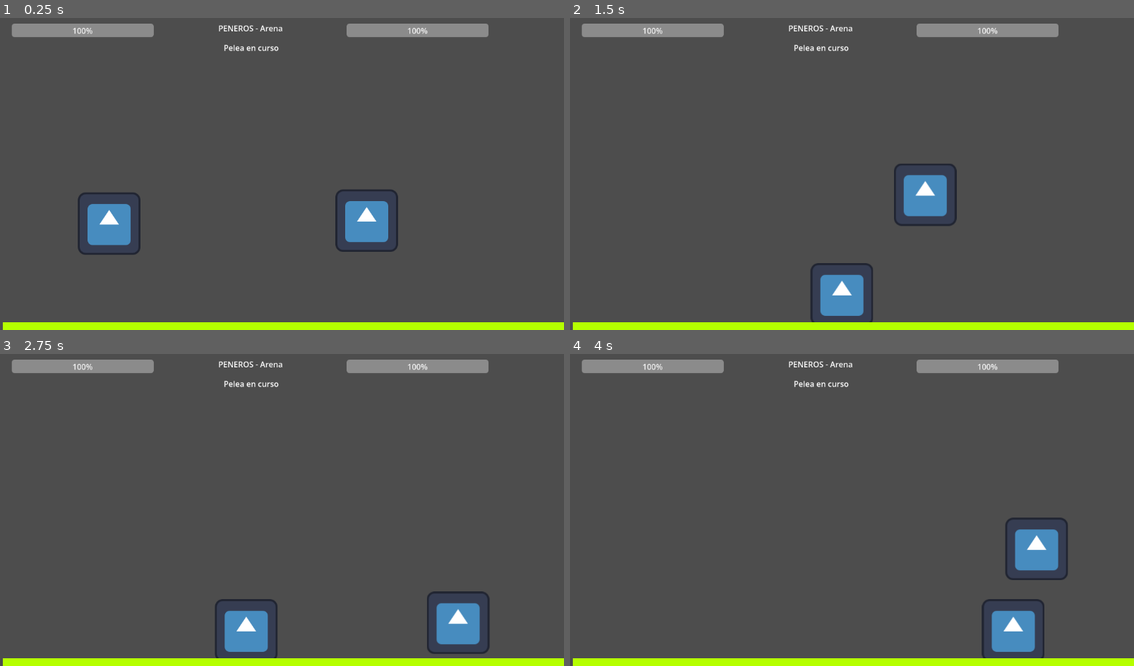
Above: before the commit, frames 1-4 (two rows, left to right).
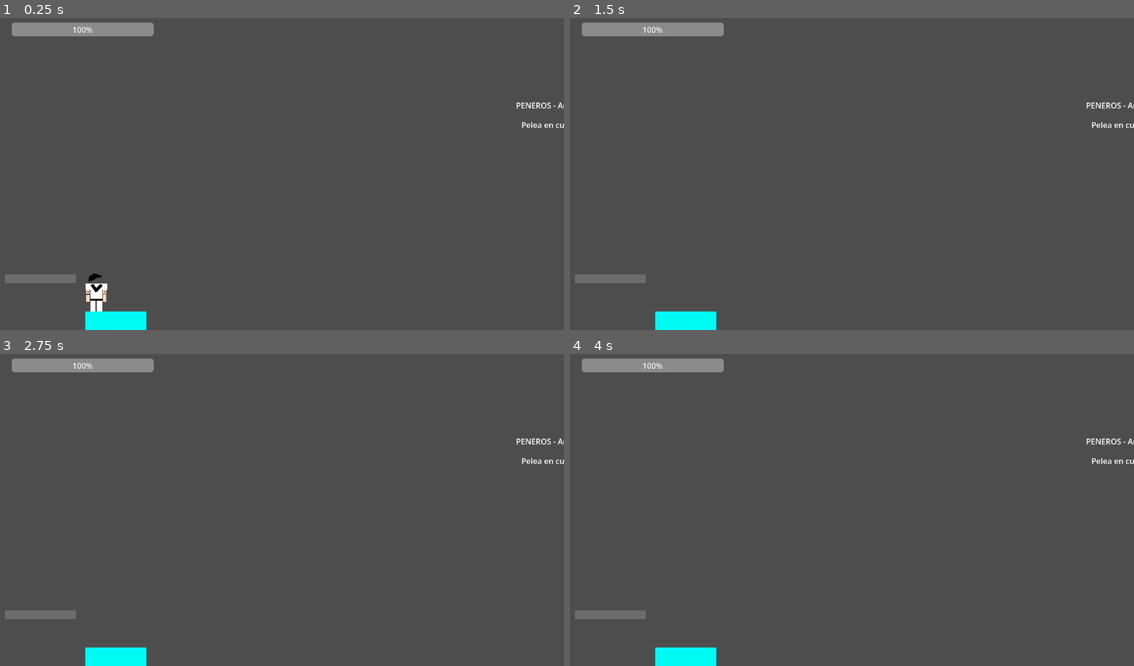
Above: after the commit, the same moments.

Repository: werfelyesid/pe-eros
Game: Godot game, scene res://arena.tscn
The game is run twice, just before and just after one commit, with the same random seed, the same clock (stepped at 60 frames per second) and the same inputs. The engine's default icon, where the game draws it, is replaced by a stand-in: a white triangle on a blue panel in a dark square.
Inputs:
- Up to frame 1 (0.25 s): no input
- Up to frame 2 (1.5 s): hold D (simon_right) from 0.53 s (still down); tap Keypad 0 (cami_hit) at 0.6 s; tap Up (cami_jump) at 0.77 s; tap Left (cami_left) at 1.35 s
- Up to frame 3 (2.75 s): tap Up (cami_jump) at 1.52 s; release D (simon_right) at 2.03 s; hold A (simon_left) from 2.03 s (still down); hold Right (cami_right) from 2.03 s (still down)
- Up to frame 4 (4 s): release A (simon_left) at 2.78 s; release Right (cami_right) at 2.78 s; hold D (simon_right) from 2.78 s (still down); tap Caps Lock (simon_hit) at 2.85 s; tap Up (cami_jump) at 3.02, 3.77 s; tap Keypad 0 (cami_hit) at 3.6 s

The runs differ from the first frame. In frame 1, 7.7% of the frame differs, in the area x 0-100%, y 1-100%; in frame 2, 7.4%; in frame 3, 7.4%; in frame 4, 7.4%.

Commit message:
nuevos juegos y nuevas funciones al juego peñeros como plata formas pinchos y pociones de vida

Diff:
--- a/arena.tscn
+++ b/arena.tscn
@@ -1,110 +1,501 @@
 [gd_scene format=3 uid="uid://cwo1wo0rpavkw"]
 
 [ext_resource type="Script" uid="uid://bn3nax4ljlbop" path="res://simon.gd" id="1_444vf"]
-[ext_resource type="Texture2D" uid="uid://djyyed5ltafjw" path="res://icon.svg" id="2_27ga2"]
 [ext_resource type="Script" uid="uid://dma5dmhy28iup" path="res://cami.gd" id="3_27ga2"]
+[ext_resource type="Script" uid="uid://ckcqq2rwyh67c" path="res://head_circle.gd" id="3_fu4bq"]
 [ext_resource type="Script" uid="uid://7n28wrkv7evm" path="res://arena.gd" id="4_arena"]
+[ext_resource type="AudioStream" uid="uid://ycj0nwkkuurn" path="res://sonidos/golpe.wav" id="4_fu4bq"]
+[ext_resource type="PackedScene" path="res://pincho.tscn" id="5_pincho"]
+[ext_resource type="PackedScene" path="res://pocion.tscn" id="6_pocion"]
+
+[sub_resource type="RectangleShape2D" id="RectangleShape2D_sbb53"]
+size = Vector2(1920, 32)
 
 [sub_resource type="RectangleShape2D" id="RectangleShape2D_h0wof"]
-size = Vector2(110, 110)
+size = Vector2(133, 256)
 
 [sub_resource type="RectangleShape2D" id="RectangleShape2D_pbtuc"]
-size = Vector2(47, 78)
+size = Vector2(151.54825, 263.87625)
 
 [sub_resource type="RectangleShape2D" id="RectangleShape2D_fu4bq"]
-size = Vector2(107, 112)
+size = Vector2(133, 245)
 
 [sub_resource type="RectangleShape2D" id="RectangleShape2D_yokb4"]
-size = Vector2(47, 78)
-
-[sub_resource type="RectangleShape2D" id="RectangleShape2D_sbb53"]
-size = Vector2(1150, 20)
+size = Vector2(134.56499, 249)
+
+[sub_resource type="RectangleShape2D" id="RectangleShape2D_35c7g"]
+size = Vector2(128, 337)
+
+[sub_resource type="RectangleShape2D" id="RectangleShape2D_n068f"]
+size = Vector2(128, 337)
+
+[sub_resource type="RectangleShape2D" id="RectangleShape2D_g8a64"]
+size = Vector2(145, 15.5)
+
+[sub_resource type="RectangleShape2D" id="RectangleShape2D_uvldv"]
+size = Vector2(128, 5)
+
+[sub_resource type="RectangleShape2D" id="RectangleShape2D_nb1nt"]
+size = Vector2(149, 16.75)
 
 [node name="arena" type="Node2D" unique_id=934070439]
+position = Vector2(0, 2)
 script = ExtResource("4_arena")
 
+[node name="UI" type="CanvasLayer" parent="." unique_id=296794643]
+
+[node name="Title" type="Label" parent="UI" unique_id=813039400]
+offset_left = 956.0
+offset_top = 176.0
+offset_right = 1285.0
+offset_bottom = 216.0
+text = "PENEROS - Arena"
+horizontal_alignment = 1
+metadata/_edit_use_anchors_ = true
+
+[node name="SimonVida" type="ProgressBar" parent="UI" unique_id=2145508747]
+offset_left = 24.0
+offset_top = 18.0
+offset_right = 314.0
+offset_bottom = 46.0
+value = 100.0
+metadata/_edit_use_anchors_ = true
+
+[node name="CamiVida" type="ProgressBar" parent="UI" unique_id=134707703]
+offset_left = 1536.0
+offset_right = 1826.0
+offset_bottom = 28.0
+value = 100.0
+fill_mode = 1
+metadata/_edit_use_anchors_ = true
+
+[node name="Estado" type="Label" parent="UI" unique_id=1899419367]
+offset_left = 1028.0
+offset_top = 216.0
+offset_right = 1216.0
+offset_bottom = 246.0
+horizontal_alignment = 1
+metadata/_edit_use_anchors_ = true
+
+[node name="StaticBody2D" type="StaticBody2D" parent="." unique_id=771970667]
+position = Vector2(32, 960)
+
+[node name="CollisionShape2D" type="CollisionShape2D" parent="StaticBody2D" unique_id=1596643027]
+position = Vector2(929, 2)
+shape = SubResource("RectangleShape2D_sbb53")
+
+[node name="ColorRect" type="ColorRect" parent="StaticBody2D/CollisionShape2D" unique_id=1014364636]
+offset_left = -967.0
+offset_top = -15.0
+offset_right = 953.0
+offset_bottom = 17.0
+color = Color(0.70980394, 1, 0, 1)
+metadata/_edit_use_anchors_ = true
+
+[node name="Obstacles" type="Node2D" parent="." unique_id=391859484]
+position = Vector2(10, 17)
+
+[node name="PinchoS1" parent="Obstacles" unique_id=650470898 instance=ExtResource("5_pincho")]
+position = Vector2(340, 911)
+
+[node name="PinchoS2" parent="Obstacles" unique_id=2027871779 instance=ExtResource("5_pincho")]
+position = Vector2(398, 911)
+
+[node name="PinchoS3" parent="Obstacles" unique_id=324030318 instance=ExtResource("5_pincho")]
+position = Vector2(740, 911)
+
+[node name="PinchoS4" parent="Obstacles" unique_id=807205551 instance=ExtResource("5_pincho")]
+position = Vector2(1140, 916)
+
+[node name="PinchoS5" parent="Obstacles" unique_id=591150758 instance=ExtResource("5_pincho")]
+position = Vector2(1206, 916)
+
+[node name="PinchoS6" parent="Obstacles" unique_id=913819212 instance=ExtResource("5_pincho")]
+position = Vector2(705, 911)
+
+[node name="PinchoColumnaIzq" parent="Obstacles" unique_id=929948017 instance=ExtResource("5_pincho")]
+position = Vector2(200, 900)
+
+[node name="PinchoColumnaDer" parent="Obstacles" unique_id=804102955 instance=ExtResource("5_pincho")]
+position = Vector2(1297, 900)
+
+[node name="Items" type="Node2D" parent="." unique_id=675366392]
+
+[node name="Pocion1" parent="Items" unique_id=406463891 instance=ExtResource("6_pocion")]
+position = Vector2(80, 510)
+
+[node name="Pocion2" parent="Items" unique_id=788512546 instance=ExtResource("6_pocion")]
+position = Vector2(729, 682)
+
+[node name="Pocion3" parent="Items" unique_id=1028717921 instance=ExtResource("6_pocion")]
+position = Vector2(1136, 781)
+
 [node name="simon" type="CharacterBody2D" parent="." unique_id=232331421]
-position = Vector2(223, 398)
+position = Vector2(192.99994, 529)
+scale = Vector2(0.36919957, 0.31312642)
 script = ExtResource("1_444vf")
 
 [node name="CollisionShape2D" type="CollisionShape2D" parent="simon" unique_id=2059278741]
-position = Vector2(0, 3)
+position = Vector2(8, 102)
+scale = Vector2(0.94392735, 1.0334939)
 shape = SubResource("RectangleShape2D_h0wof")
-
-[node name="Sprite2D" type="Sprite2D" parent="simon" unique_id=1328606869]
-position = Vector2(0, 2)
-texture = ExtResource("2_27ga2")
 
 [node name="AttackArea" type="Area2D" parent="simon" unique_id=1635384563]
 position = Vector2(47, 8)
 monitoring = false
 
 [node name="CollisionShape2D" type="CollisionShape2D" parent="simon/AttackArea" unique_id=211174591]
-position = Vector2(42, 1)
+position = Vector2(89.24788, 91.11095)
+scale = Vector2(0.8027611, 0.9478669)
 shape = SubResource("RectangleShape2D_pbtuc")
 
+[node name="ColorRect" type="ColorRect" parent="simon" unique_id=1165935230]
+offset_left = -21.0
+offset_top = 41.0
+offset_right = 43.0
+offset_bottom = 142.0
+metadata/_edit_use_anchors_ = true
+
+[node name="ColorRect2" type="ColorRect" parent="simon" unique_id=1898529288]
+offset_left = -22.0
+offset_top = 150.0
+offset_right = 6.0
+offset_bottom = 230.0
+metadata/_edit_use_anchors_ = true
+
+[node name="ColorRect3" type="ColorRect" parent="simon" unique_id=860366947]
+offset_left = 14.0
+offset_top = 151.0
+offset_right = 42.0
+offset_bottom = 230.0
+metadata/_edit_use_anchors_ = true
+
+[node name="ColorRect5" type="ColorRect" parent="simon" unique_id=1819888761]
+offset_left = -23.0
+offset_top = 138.0
+offset_right = 45.0
+offset_bottom = 150.0
+color = Color(0, 0, 0, 1)
+metadata/_edit_use_anchors_ = true
+
+[node name="ColorRect6" type="ColorRect" parent="simon" unique_id=1116084314]
+offset_left = -22.0
+offset_top = 50.0
+offset_right = -4.0
+offset_bottom = 104.0
+rotation = -0.54105204
+color = Color(0, 0, 0, 1)
+metadata/_edit_use_anchors_ = true
+
+[node name="ColorRect6" type="ColorRect" parent="simon/ColorRect6" unique_id=1521584916]
+layout_mode = 0
+offset_left = 6.482014
+offset_top = 55.226646
+offset_right = 24.482014
+offset_bottom = 109.22665
+rotation = -1.8919369
+color = Color(0, 0, 0, 1)
+metadata/_edit_use_anchors_ = true
+
+[node name="ColorRect4" type="ColorRect" parent="simon" unique_id=25928956]
+offset_left = -49.0
+offset_top = 40.0
+offset_right = -21.0
+offset_bottom = 80.0
+metadata/_edit_use_anchors_ = true
+
+[node name="ColorRect4" type="ColorRect" parent="simon/ColorRect4" unique_id=71355354]
+layout_mode = 0
+offset_left = 92.0
+offset_top = 1.0
+offset_right = 120.0
+offset_bottom = 41.0
+metadata/_edit_use_anchors_ = true
+
+[node name="ColorRect7" type="ColorRect" parent="simon" unique_id=1132351777]
+offset_left = -45.0
+offset_top = 79.0
+offset_right = -26.0
+offset_bottom = 119.0
+color = Color(0.979899, 0.843623, 0.75232434, 1)
+metadata/_edit_use_anchors_ = true
+
+[node name="ColorRect7" type="ColorRect" parent="simon/ColorRect7" unique_id=586390596]
+layout_mode = 0
+offset_left = 92.0
+offset_right = 111.0
+offset_bottom = 40.0
+color = Color(0.979899, 0.843623, 0.75232434, 1)
+metadata/_edit_use_anchors_ = true
+
+[node name="ColorRect7" type="ColorRect" parent="simon/ColorRect7/ColorRect7" unique_id=654448663]
+layout_mode = 0
+offset_top = 40.0
+offset_right = 19.0
+offset_bottom = 78.0
+color = Color(0.979899, 0.843623, 0.75232434, 1)
+metadata/_edit_use_anchors_ = true
+
+[node name="ColorRect7" type="ColorRect" parent="simon/ColorRect7/ColorRect7/ColorRect7" unique_id=287215106]
+layout_mode = 0
+offset_left = -92.0
+offset_right = -73.0
+offset_bottom = 38.0
+color = Color(0.979899, 0.843623, 0.75232434, 1)
+metadata/_edit_use_anchors_ = true
+
+[node name="ColorRect8" type="ColorRect" parent="simon" unique_id=1433782185]
+offset_left = -45.0
+offset_top = 107.0
+offset_right = -26.0
+offset_bottom = 112.0
+color = Color(0, 0, 0, 1)
+metadata/_edit_use_anchors_ = true
+
+[node name="ColorRect8" type="ColorRect" parent="simon/ColorRect8" unique_id=770740733]
+layout_mode = 0
+offset_left = 92.0
+offset_top = -1.0
+offset_right = 111.0
+offset_bottom = 4.0
+color = Color(0, 0, 0, 1)
+metadata/_edit_use_anchors_ = true
+
+[node name="ColorRect9" type="ColorRect" parent="simon" unique_id=1481782149]
+offset_left = -38.0
+offset_top = 91.0
+offset_right = -33.0
+offset_bottom = 96.0
+color = Color(0, 0, 0, 1)
+metadata/_edit_use_anchors_ = true
+
+[node name="ColorRect9" type="ColorRect" parent="simon/ColorRect9" unique_id=1978401599]
+layout_mode = 0
+offset_left = 92.0
+offset_right = 97.0
+offset_bottom = 5.0
+color = Color(0, 0, 0, 1)
+metadata/_edit_use_anchors_ = true
+
+[node name="HeadVisual" type="Node2D" parent="simon" unique_id=283541851]
+position = Vector2(8, 14)
+script = ExtResource("3_fu4bq")
+radio = 30.0
+
+[node name="HeadVisual" type="Node2D" parent="simon/HeadVisual" unique_id=724700924]
+position = Vector2(30, -4)
+script = ExtResource("3_fu4bq")
+radio = 5.0
+color_relleno = Color(1, 0, 0, 1)
+
+[node name="Polygon2D" type="Polygon2D" parent="simon" unique_id=1238716205]
+position = Vector2(0.9999924, 22.000015)
+scale = Vector2(0.82222223, 0.85915494)
+color = Color(0, 0, 0, 1)
+polygon = PackedVector2Array(-36, 12, -26, -7, -18, 2, -10, -10, -2, -6, 2, -19, 9, -15, 13, -27, 19, -23, 26, -30, 32, -20, 36, -28, 49, -24, 42, -45, 39, -40, 17, -52, 9, -55, 11, -50, 0, -56, -9, -59, -9, -55, -15, -52, -15, -43, -28, -45, -31, -39, -35, -46, -36, -27, -41, -15, -40, -3)
+
+[node name="SonidoGolpe" type="AudioStreamPlayer" parent="simon" unique_id=1151552326]
+stream = ExtResource("4_fu4bq")
+
 [node name="cami" type="CharacterBody2D" parent="." unique_id=874087326]
-position = Vector2(752, 393)
+position = Vector2(1333.0001, 547)
+scale = Vector2(0.3368193, 0.3294254)
 script = ExtResource("3_27ga2")
 
 [node name="CollisionShape2D" type="CollisionShape2D" parent="cami" unique_id=1627875005]
-position = Vector2(-2.5, 1)
+position = Vector2(10, 86.5)
 shape = SubResource("RectangleShape2D_fu4bq")
-
-[node name="Sprite2D" type="Sprite2D" parent="cami" unique_id=2056781409]
-position = Vector2(-3, 1)
-texture = ExtResource("2_27ga2")
 
 [node name="AttackArea" type="Area2D" parent="cami" unique_id=465240491]
 position = Vector2(-50, 8)
 monitoring = false
 
 [node name="CollisionShape2D" type="CollisionShape2D" parent="cami/AttackArea" unique_id=27172387]
-position = Vector2(-40, -1)
+position = Vector2(-76.52945, 82.51283)
 shape = SubResource("RectangleShape2D_yokb4")
 
-[node name="UI" type="CanvasLayer" parent="." unique_id=296794643]
-
-[node name="Title" type="Label" parent="UI" unique_id=813039400]
-offset_left = 348.0
-offset_top = 18.0
-offset_right = 677.0
-offset_bottom = 58.0
-text = "PENEROS - Arena"
-horizontal_alignment = 1
-
-[node name="SimonVida" type="ProgressBar" parent="UI" unique_id=2145508747]
-offset_left = 24.0
-offset_top = 20.0
-offset_right = 314.0
-offset_bottom = 48.0
-value = 100.0
-
-[node name="CamiVida" type="ProgressBar" parent="UI" unique_id=134707703]
-offset_left = 708.0
-offset_top = 20.0
-offset_right = 998.0
-offset_bottom = 48.0
-value = 100.0
-fill_mode = 1
-
-[node name="Estado" type="Label" parent="UI" unique_id=1899419367]
-offset_left = 420.0
-offset_top = 58.0
-offset_right = 608.0
-offset_bottom = 88.0
-horizontal_alignment = 1
-
-[node name="StaticBody2D" type="StaticBody2D" parent="." unique_id=771970667]
-position = Vector2(519, 638)
-
-[node name="CollisionShape2D" type="CollisionShape2D" parent="StaticBody2D" unique_id=1596643027]
-position = Vector2(57, 3)
-shape = SubResource("RectangleShape2D_sbb53")
-
-[node name="ColorRect" type="ColorRect" parent="StaticBody2D/CollisionShape2D" unique_id=1014364636]
-offset_left = -570.0
+[node name="ColorRect" type="ColorRect" parent="cami" unique_id=1281581900]
+offset_left = -20.0
+offset_top = 24.0
+offset_right = 44.0
+offset_bottom = 125.0
+color = Color(0, 0, 0, 1)
+metadata/_edit_use_anchors_ = true
+
+[node name="ColorRect2" type="ColorRect" parent="cami" unique_id=1141944332]
+offset_left = -16.0
+offset_top = 127.0
+offset_right = 12.0
+offset_bottom = 207.0
+metadata/_edit_use_anchors_ = true
+
+[node name="ColorRect3" type="ColorRect" parent="cami/ColorRect2" unique_id=73576514]
+layout_mode = 0
+offset_left = 34.0
+offset_right = 62.0
+offset_bottom = 80.0
+metadata/_edit_use_anchors_ = true
+
+[node name="ColorRect3" type="ColorRect" parent="cami" unique_id=1047421025]
+offset_left = -41.0
+offset_top = 64.0
+offset_right = -22.0
+offset_bottom = 104.0
+color = Color(0.9999996, 0.89529395, 0.868234, 1)
+metadata/_edit_use_anchors_ = true
+
+[node name="ColorRect3" type="ColorRect" parent="cami/ColorRect3" unique_id=264676959]
+layout_mode = 0
+offset_left = 86.0
+offset_top = -2.0
+offset_right = 105.0
+offset_bottom = 38.0
+color = Color(0.9999996, 0.89529395, 0.868234, 1)
+metadata/_edit_use_anchors_ = true
+
+[node name="ColorRect4" type="ColorRect" parent="cami/ColorRect3" unique_id=1126513168]
+layout_mode = 0
+offset_top = 40.0
+offset_right = 19.0
+offset_bottom = 80.0
+color = Color(0.9999996, 0.89529395, 0.868234, 1)
+metadata/_edit_use_anchors_ = true
+
+[node name="ColorRect3" type="ColorRect" parent="cami/ColorRect3/ColorRect4" unique_id=2043331242]
+layout_mode = 0
+offset_left = 86.0
+offset_top = -2.0
+offset_right = 105.0
+offset_bottom = 38.0
+color = Color(0.9999996, 0.89529395, 0.868234, 1)
+metadata/_edit_use_anchors_ = true
+
+[node name="ColorRect4" type="ColorRect" parent="cami" unique_id=1082301775]
+offset_left = -48.0
+offset_top = 24.0
+offset_right = -20.0
+offset_bottom = 64.0
+color = Color(0.0142752165, 0.014275218, 0.014275218, 1)
+metadata/_edit_use_anchors_ = true
+
+[node name="ColorRect4" type="ColorRect" parent="cami/ColorRect4" unique_id=1071860883]
+layout_mode = 0
+offset_left = 92.0
+offset_top = -1.0
+offset_right = 120.0
+offset_bottom = 39.0
+color = Color(0.0142752165, 0.014275218, 0.014275218, 1)
+metadata/_edit_use_anchors_ = true
+
+[node name="ColorRect5" type="ColorRect" parent="cami" unique_id=1658481640]
+offset_left = -19.0
+offset_top = 123.0
+offset_right = 44.0
+offset_bottom = 127.0
+color = Color(0, 0, 0, 1)
+metadata/_edit_use_anchors_ = true
+
+[node name="ColorRect5" type="ColorRect" parent="cami/ColorRect5" unique_id=1625349810]
+layout_mode = 0
+offset_left = 36.0
+offset_top = 2.0
+offset_right = 66.0
+offset_bottom = 6.0
+rotation = -4.8642325
+color = Color(0, 0, 0, 1)
+metadata/_edit_use_anchors_ = true
+
+[node name="ColorRect5" type="ColorRect" parent="cami/ColorRect5/ColorRect5" unique_id=269173957]
+layout_mode = 0
+offset_left = 2.6735635
+offset_top = 15.5837145
+offset_right = 32.673565
+offset_bottom = 19.583715
+rotation = 0.27052602
+color = Color(0, 0, 0, 1)
+metadata/_edit_use_anchors_ = true
+
+[node name="HeadVisual" type="Node2D" parent="cami" unique_id=729693775]
+position = Vector2(11, 1)
+script = ExtResource("3_fu4bq")
+
+[node name="HeadVisual" type="Node2D" parent="cami/HeadVisual" unique_id=1376676313]
+position = Vector2(-25, -2)
+script = ExtResource("3_fu4bq")
+radio = 5.0
+color_relleno = Color(0.36862746, 0.7647059, 0.9098039, 1)
+
+[node name="Polygon2D" type="Polygon2D" parent="cami" unique_id=1490191651]
+polygon = PackedVector2Array(-14, -13, -20, -7, -11, -7, -7, -1, -6, -6, -5, -5, -4, -6, -2, -2, -2, -9, 0, -4, 0, -8, 3, -2, 5, -11, 8, -8, 11, -6, 13, -10, 16, -6, 19, -13, 23, -8, 26, -6, 27, -10, 30, -8, 30, -13, 32, -11, 32, -14, 38, -12, 37, -16, 33, -19, 30, -23, 35, -23, 30, -26, 27, -26, 28, -30, 26, -30, 21, -30, 18, -29, 15, -32, 9, -32, 8, -30, 5, -31, 3, -29, 0, -31, 0, -27, -5, -28, -7, -23, -13, -22, -14, -19)
+
+[node name="SonidoGolpe" type="AudioStreamPlayer" parent="cami" unique_id=1413152461]
+stream = ExtResource("4_fu4bq")
+
+[node name="Decor" type="Node2D" parent="." unique_id=732788920]
+position = Vector2(19, 5)
+
+[node name="StaticBody2D2" type="StaticBody2D" parent="." unique_id=2105524885]
+position = Vector2(20, 3)
+
+[node name="CollisionShape2D" type="CollisionShape2D" parent="StaticBody2D2" unique_id=1900360326]
+position = Vector2(210, 777.5)
+shape = SubResource("RectangleShape2D_35c7g")
+
+[node name="ColorRect" type="ColorRect" parent="StaticBody2D2/CollisionShape2D" unique_id=1559714705]
+offset_left = -56.0
+offset_top = -172.5
+offset_right = 69.0
+offset_bottom = 161.5
+color = Color(0, 0.9843137, 0.9607843, 1)
+
+[node name="StaticBody2D3" type="StaticBody2D" parent="." unique_id=3422863]
+position = Vector2(20, 1)
+
+[node name="CollisionShape2D" type="CollisionShape2D" parent="StaticBody2D3" unique_id=639386364]
+position = Vector2(1307, 788)
+shape = SubResource("RectangleShape2D_n068f")
+
+[node name="ColorRect" type="ColorRect" parent="StaticBody2D3/CollisionShape2D" unique_id=1819649816]
+offset_left = -64.0
+offset_top = -172.0
+offset_right = 64.0
+offset_bottom = 165.0
+color = Color(0, 1, 1, 1)
+
+[node name="StaticBody2D4" type="StaticBody2D" parent="." unique_id=1396694773]
+
+[node name="CollisionShape2D" type="CollisionShape2D" parent="StaticBody2D4" unique_id=1675198818]
+position = Vector2(82.5, 542)
+shape = SubResource("RectangleShape2D_g8a64")
+
+[node name="ColorRect" type="ColorRect" parent="StaticBody2D4/CollisionShape2D" unique_id=26132873]
+offset_left = -72.5
+offset_top = -10.0
+offset_right = 72.5
+offset_bottom = 8.0
+color = Color(0.42365062, 0.42365065, 0.42365062, 1)
+
+[node name="StaticBody2D5" type="StaticBody2D" parent="." unique_id=1101885825]
+
+[node name="CollisionShape2D" type="CollisionShape2D" parent="StaticBody2D5" unique_id=1686171523]
+position = Vector2(1097, 816)
+shape = SubResource("RectangleShape2D_uvldv")
+
+[node name="ColorRect" type="ColorRect" parent="StaticBody2D5/CollisionShape2D" unique_id=1612623458]
+offset_left = -60.0
 offset_top = -9.0
-offset_right = 578.0
+offset_right = 63.0
+offset_bottom = 6.0
+color = Color(0.38928655, 0.38928664, 0.38928658, 1)
+metadata/_edit_use_anchors_ = true
+
+[node name="CollisionShape2D2" type="CollisionShape2D" parent="StaticBody2D5" unique_id=1998509053]
+position = Vector2(517, 767)
+shape = SubResource("RectangleShape2D_nb1nt")
+
+[node name="ColorRect" type="ColorRect" parent="StaticBody2D5/CollisionShape2D2" unique_id=322920418]
+offset_left = -65.0
+offset_top = -7.0
+offset_right = 74.0
 offset_bottom = 7.0
-color = Color(0.70980394, 1, 0, 1)
+color = Color(0.45452422, 0.45452428, 0.45452422, 1)
--- a/cami.gd
+++ b/cami.gd
@@ -1,13 +1,19 @@
 extends CharacterBody2D
 
 @export var speed := 350.0
-@export var jump_velocity := -600.0
-@export var gravity := 900.0
-@export var attack_cooldown := 0.5
-@export var attack_damage := 10
+@export var jump_velocity := -700.0
+@export var gravity := 800.0
+@export var attack_cooldown := 1.60
+@export var attack_damage := 1
 @export var vida := 100
+@export var vida_maxima := 100
+@export var head_turn_degrees := 18.0
+@export var head_turn_speed := 14.0
 
 var can_attack := true
+var facing_dir := 1.0
+@onready var sonido_golpe: AudioStreamPlayer = $SonidoGolpe
+@onready var head_visual: Node2D = get_node_or_null("HeadVisual") as Node2D
 
 signal vida_cambiada(vida_actual)
 
@@ -19,6 +25,11 @@
 	if Input.is_action_pressed("cami_right"):
 		velocity.x += speed
 
+	if velocity.x > 0.0:
+		facing_dir = 1.0
+	elif velocity.x < 0.0:
+		facing_dir = -1.0
+
 	if is_on_floor():
 		if Input.is_action_just_pressed("cami_jump"):
 			velocity.y = jump_velocity
@@ -28,7 +39,16 @@
 	if Input.is_action_just_pressed("cami_hit") and can_attack:
 		_attack()
 
+	_update_head_turn(delta)
+
 	move_and_slide()
+
+func _update_head_turn(delta: float) -> void:
+	if head_visual == null:
+		return
+
+	var target_rotation: float = deg_to_rad(head_turn_degrees * facing_dir)
+	head_visual.rotation = lerp_angle(head_visual.rotation, target_rotation, min(1.0, head_turn_speed * delta))
 
 func _attack():
 	can_attack = false
@@ -43,10 +63,25 @@
 	can_attack = true
 
 func _try_apply_hit():
-	var bodies: Array = $AttackArea.get_overlapping_bodies()
-	for body: Node in bodies:
-		if body != self and body.has_method("recibir_dano"):
+	var attack_shape: CollisionShape2D = $AttackArea/CollisionShape2D
+	if attack_shape == null or attack_shape.shape == null:
+		return
+
+	var query := PhysicsShapeQueryParameters2D.new()
+	query.shape = attack_shape.shape
+	query.transform = attack_shape.global_transform
+	query.collide_with_bodies = true
+	query.collide_with_areas = false
+
+	var results: Array = get_world_2d().direct_space_state.intersect_shape(query, 16)
+	for result in results:
+		var body: Node = result.get("collider")
+		if body != null and body != self and body.has_method("recibir_dano"):
 			body.call("recibir_dano", attack_damage)
+			if sonido_golpe:
+				if sonido_golpe.playing:
+					sonido_golpe.stop()
+				sonido_golpe.play()
 			return
 
 func recibir_dano(dano):
@@ -56,3 +91,7 @@
 	emit_signal("vida_cambiada", vida)
 	if vida <= 0:
 		queue_free()
+
+func recibir_vida(cantidad):
+	vida = min(vida + cantidad, vida_maxima)
+	emit_signal("vida_cambiada", vida)
--- a/project.godot
+++ b/project.godot
@@ -14,6 +14,16 @@
 run/main_scene="uid://cwo1wo0rpavkw"
 config/features=PackedStringArray("4.6", "Forward Plus")
 config/icon="res://icon.svg"
+
+[display]
+
+window/size/mode=3
+
+[file_customization]
+
+folder_colors={
+"res://sonidos/": "red"
+}
 
 [input]
 
--- a/simon.gd
+++ b/simon.gd
@@ -1,13 +1,19 @@
 extends CharacterBody2D
 
 @export var speed := 350.0
-@export var jump_velocity := -600.0
-@export var gravity := 900.0
-@export var attack_cooldown := 0.5
-@export var attack_damage := 10
+@export var jump_velocity := -700.0
+@export var gravity := 800.0
+@export var attack_cooldown := 1.60
+@export var attack_damage := 1
 @export var vida := 100
+@export var vida_maxima := 100
+@export var head_turn_degrees := 18.0
+@export var head_turn_speed := 14.0
 
 var can_attack := true
+var facing_dir := 1.0
+@onready var sonido_golpe: AudioStreamPlayer = $SonidoGolpe
+@onready var head_visual: Node2D = get_node_or_null("HeadVisual") as Node2D
 
 signal vida_cambiada(vida_actual)
 
@@ -19,6 +25,11 @@
 	if Input.is_action_pressed("simon_right"):
 		velocity.x += speed
 
+	if velocity.x > 0.0:
+		facing_dir = 1.0
+	elif velocity.x < 0.0:
+		facing_dir = -1.0
+
 	if is_on_floor():
 		if Input.is_action_just_pressed("simon_jump"):
 			velocity.y = jump_velocity
@@ -28,7 +39,16 @@
 	if Input.is_action_just_pressed("simon_hit") and can_attack:
 		_attack()
 
+	_update_head_turn(delta)
+
 	move_and_slide()
+
+func _update_head_turn(delta: float) -> void:
+	if head_visual == null:
+		return
+
+	var target_rotation: float = deg_to_rad(head_turn_degrees * facing_dir)
+	head_visual.rotation = lerp_angle(head_visual.rotation, target_rotation, min(1.0, head_turn_speed * delta))
 
 func _attack():
 	can_attack = false
@@ -43,10 +63,25 @@
 	can_attack = true
 
 func _try_apply_hit():
-	var bodies: Array = $AttackArea.get_overlapping_bodies()
-	for body: Node in bodies:
-		if body != self and body.has_method("recibir_dano"):
+	var attack_shape: CollisionShape2D = $AttackArea/CollisionShape2D
+	if attack_shape == null or attack_shape.shape == null:
+		return
+
+	var query := PhysicsShapeQueryParameters2D.new()
+	query.shape = attack_shape.shape
+	query.transform = attack_shape.global_transform
+	query.collide_with_bodies = true
+	query.collide_with_areas = false
+
+	var results: Array = get_world_2d().direct_space_state.intersect_shape(query, 16)
+	for result in results:
+		var body: Node = result.get("collider")
+		if body != null and body != self and body.has_method("recibir_dano"):
 			body.call("recibir_dano", attack_damage)
+			if sonido_golpe:
+				if sonido_golpe.playing:
+					sonido_golpe.stop()
+				sonido_golpe.play()
 			return
 
 func recibir_dano(dano):
@@ -56,3 +91,7 @@
 	emit_signal("vida_cambiada", vida)
 	if vida <= 0:
 		queue_free()
+
+func recibir_vida(cantidad):
+	vida = min(vida + cantidad, vida_maxima)
+	emit_signal("vida_cambiada", vida)
